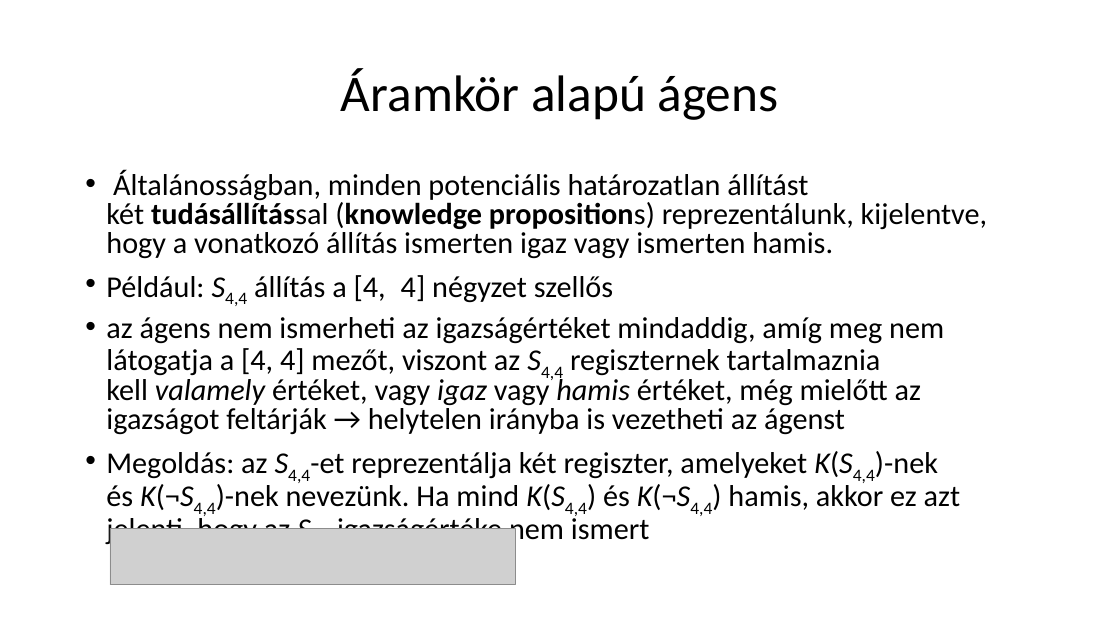
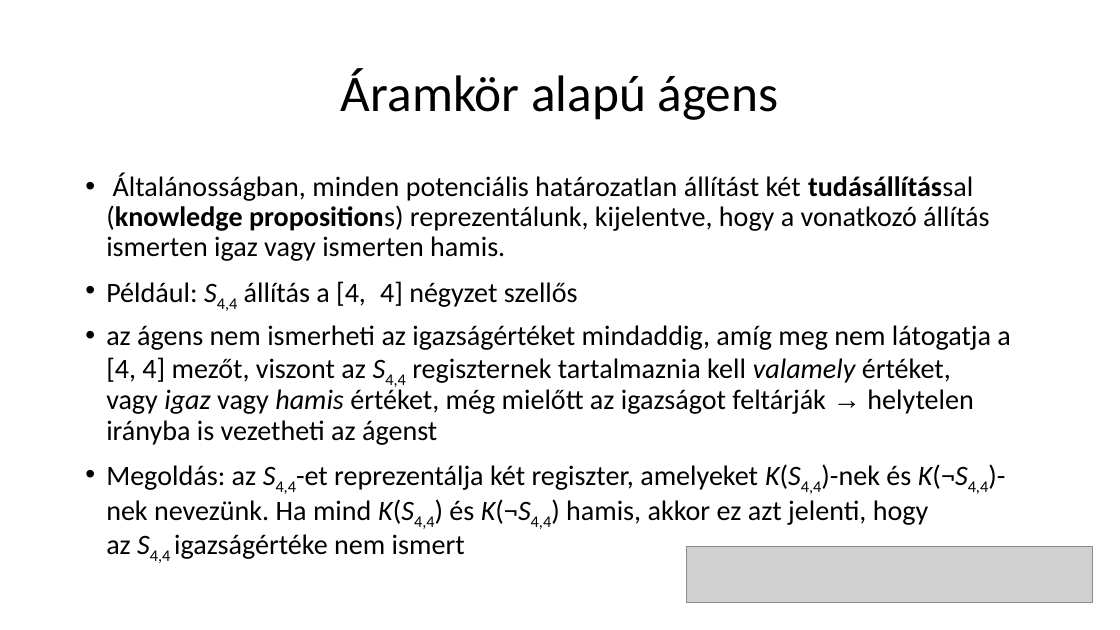
Before and after one commit to Pecneb/AdvancedC-, a slide deck: slide 59 of Eloadasok/SZE_MI/Logikai ágensek.pptx. Drawn at 1120x630 pixels with LibreOffice and Linux fonts; fonts in the diff are those of the drawing; grey boxes stand for pictures. Boxes give left, top, right and bottom in pixels: in the first picture for what was removed or moved away, otherwise in the second. Text is boxed around its words. In the diff, an @@ line names an element or a change of style, - is before the commit and + after.

```diff
--- a/Eloadasok/SZE_MI/Logikai ágensek.pptx
+++ b/Eloadasok/SZE_MI/Logikai ágensek.pptx
@@ text "Általánosságban, minden potenciális határozatlan állítást ..." at [106, 172, 1010, 563]: size 25.9 to 24.1 pt; font Calibri to Arial in "→"; line spacing 0.8 to 0.9 @@
@@ picture: place and size @@
-picture at [110, 528, 515, 586]
+picture at [687, 546, 1092, 603]
```
Also in this commit, not shown: 28 other slides changed, 5 other files.
